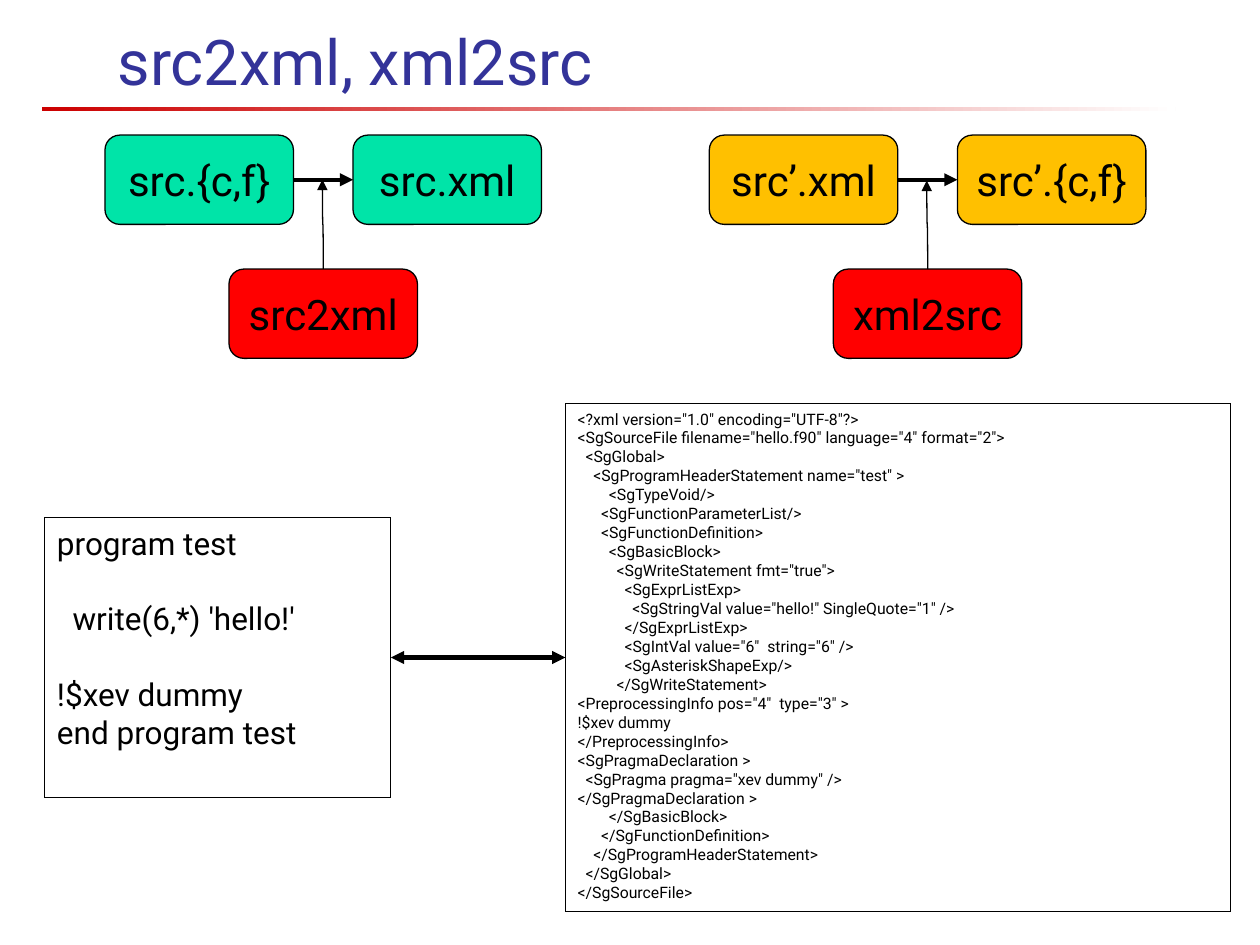
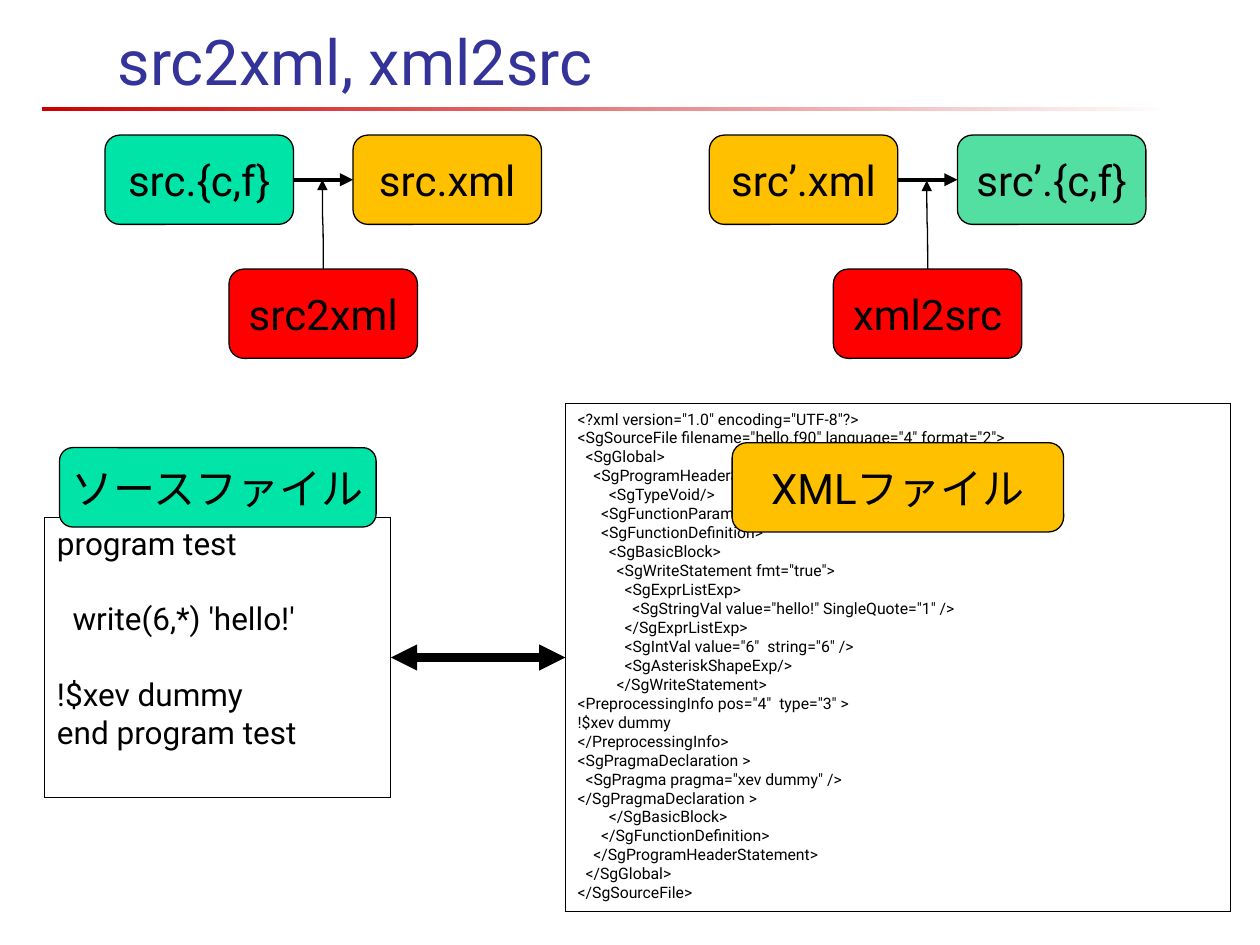
Before and after one commit to xevolver/xevxml, a slide deck: slide 3 of doc/Xev-Samples.pptx. Drawn at 1260x945 pixels with LibreOffice and Linux fonts; fonts in the diff are those of the drawing. Boxes give left, top, right and bottom in pixels: in the first picture for what was removed or moved away, otherwise in the second. Text is boxed around its words. In the diff, an @@ line names an element or a change of style, - is before the commit and + after.

```diff
--- a/doc/Xev-Samples.pptx
+++ b/doc/Xev-Samples.pptx
@@ rounded rectangle "src.xml" at (x1=353, y1=135, x2=542, y2=224): fill #00E4A8 to #FFC000 @@
@@ rounded rectangle "src’.{c,f}" at (x1=958, y1=135, x2=1147, y2=224): fill #FFC000 to #54DFA2 @@
@@ rounded rectangle added at (x1=59, y1=447, x2=375, y2=527), fill #00E4A8, outline #000000 0.75 pt, 24 pt, text #000000 @@
+ソースファイル
@@ rounded rectangle added at (x1=732, y1=442, x2=1063, y2=532), fill #FFC000, outline #000000 0.75 pt, 24 pt, text #000000 @@
+XMLファイル
@@ double arrow (391, 658) - (566, 658): stroke #000000 2.5 pt to #000000 5 pt @@
```
Also in this commit, not shown: 6 other slides changed, 4 slides added, 5 other files.
